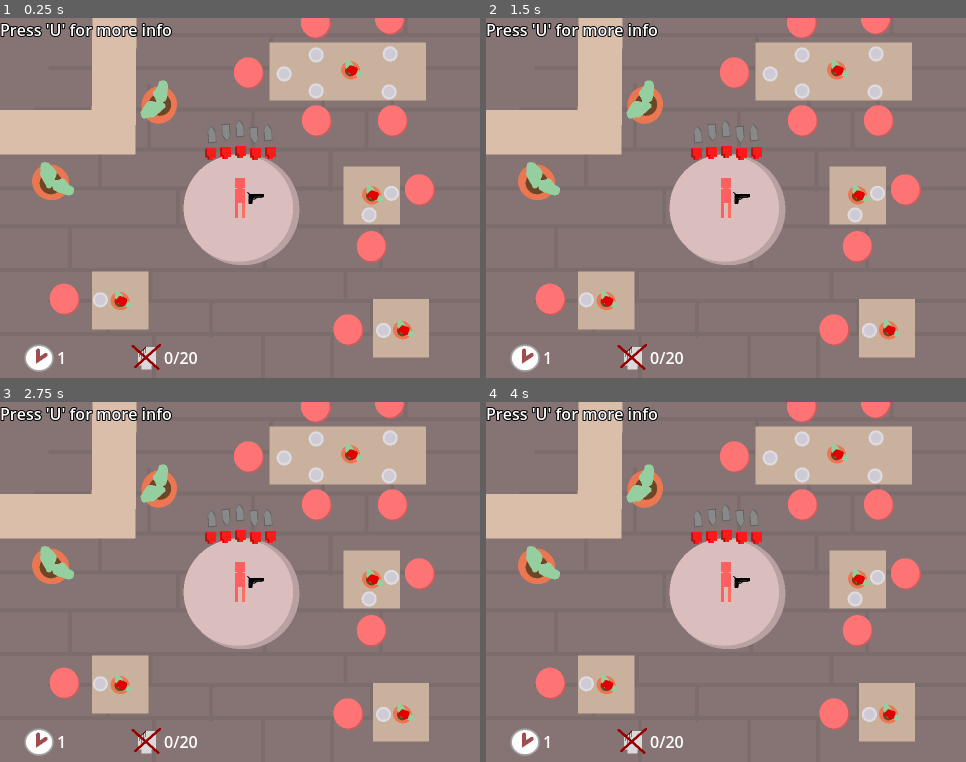
Above: before the commit, frames 1-4 (two rows, left to right).
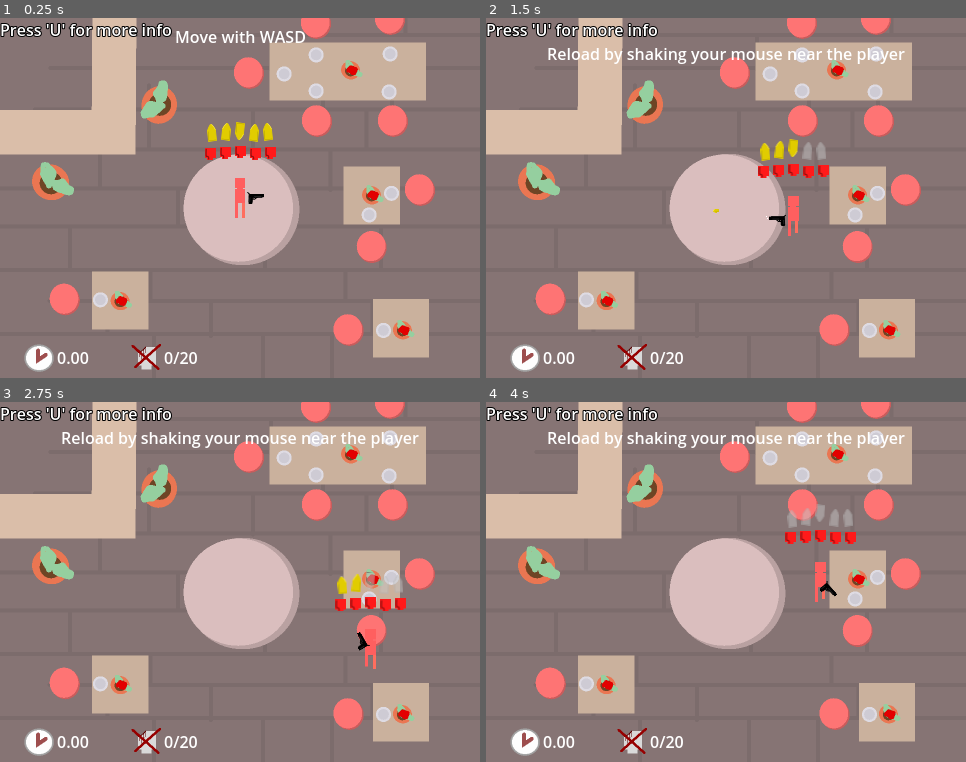
Above: after the commit, the same moments.

Repository: OgGhostJelly/Zombie-BurgerZ
Game: Godot game, scene res://objects/level/level.tscn
The game is run twice, just before and just after one commit, with the same random seed, the same clock (stepped at 60 frames per second) and the same inputs. Sound files missing from this copy of the repository are replaced by a short silence.
Inputs (mouse positions are in pixels of both pictures, inside the frame that each line leads up to):
- Up to frame 1 (0.25 s): no input
- Up to frame 2 (1.5 s): tap U (info) at 0.5, 1.25 s; move the mouse to (831, 180) at 0.52 s; press the mouse at (831, 180) at 0.53 s; hold D (move_right) 0.53-1.28 s; move the mouse to (630, 216) at 1.27 s; release the mouse at (630, 216) at 1.28 s; hold S (move_down) from 1.28 s (still down); click (630, 216) at 1.35 s
- Up to frame 3 (2.75 s): tap U (info) at 2, 2.1 s; move the mouse to (288, 502) at 2.02 s; release S (move_down) at 2.03 s; press the mouse at (288, 502) at 2.03 s; hold D (move_right) from 2.03 s (still down)
- Up to frame 4 (4 s): tap U (info) at 2.75, 3.5 s; move the mouse to (702, 654) at 2.77 s; release D (move_right) at 2.78 s; release the mouse at (702, 654) at 2.78 s; hold W (move_up) 2.78-3.53 s; click (702, 654) at 2.85 s; move the mouse to (870, 636) at 3.52 s; press the mouse at (870, 636) at 3.53 s; hold A (move_left) from 3.53 s (still down)

The runs differ from the first frame. In frame 1, 1.0% of the frame differs, in the area x 11-64%, y 3-97%; in frame 2, 2.9%, in the area x 11-88%, y 8-97%; in frame 3, 2.7%; in frame 4, 2.8%.
Error before the commit: Parse Error: Expected end of statement after expression, found "Identifier" instead. (res://objects/player/player.gd:106)

Commit message:
Fixed issues with previous merge

Diff:
--- a/objects/guns/gun/gun.gd
+++ b/objects/guns/gun/gun.gd
@@ -5,7 +5,6 @@
 signal max_ammo_changed
 signal fired(bullets: Array[Node])
 signal reloaded
-signal max_ammo_changed
 
 
 ## How many bullets will be fired per shot.
--- a/objects/player/player.gd
+++ b/objects/player/player.gd
@@ -37,7 +37,7 @@
 	gun.max_ammo_changed.connect(func():
 		ammo_ui.max_ammo = gun.max_ammo)
 
-	gun.fired.connect(func():
+	gun.fired.connect(func(_bullets):
 		reload_percentage = 0.0)
 
 	ammo_ui.ammo = gun.ammo
@@ -68,7 +68,7 @@
 	if gun.can_reload():
 		var mouse_position: Vector2 = get_global_mouse_position()
 		if global_position.distance_squared_to(mouse_position) < 64**2:
-			reload_percentage += mouse_position.distance_to(last_mouse_position) * delta * 0.15
+			reload_percentage += mouse_position.distance_to(last_mouse_position) * delta * 0.06
 		last_mouse_position = mouse_position
 
 		if reload_percentage > 1.0:
@@ -93,17 +93,8 @@
 	queue_redraw()
 
 
-func set_health(value: int) -> void:
-	health = clampi(value, 0, max_health)
-	health_ui.health = value
-
-
-func set_max_health(value: int) -> void:
-	max_health = value
-	health_ui.max_health = value
-
 func _die() -> void:
-	get_tree().call_deferred(&"reload_current_scene") main
+	get_tree().call_deferred(&"reload_current_scene")
 
 
 func _on_hit_detector_area_entered(_area: Area2D) -> void:
--- a/userinterfaces/player_objective_ui/player_objective_ui.gd
+++ b/userinterfaces/player_objective_ui/player_objective_ui.gd
@@ -29,7 +29,7 @@
 @onready var objectives: Array[Objective] = [
 	Objective.new(player.moved, "Move with WASD"),
 	Objective.new(player.gun.fired, "Shoot with LMB"),
-	Objective.new(player.gun.reloaded, "Reload by spinning the circle"),
+	Objective.new(player.gun.reloaded, "Reload by shaking your mouse near the player"),
 ]
 
 func _ready() -> void:
Not shown: 1 places in objects/player/player.tscn that only renumber resources
